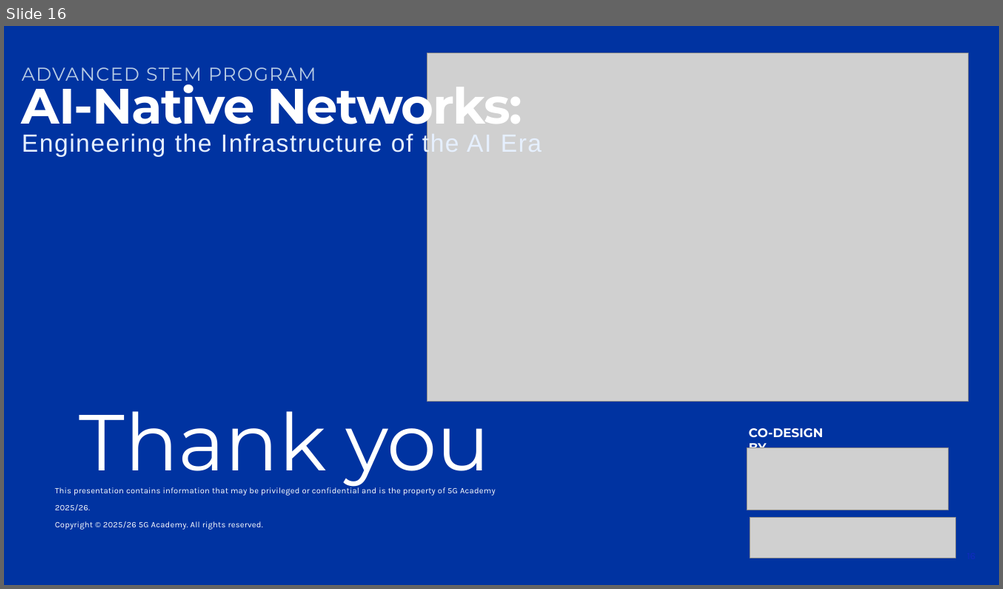
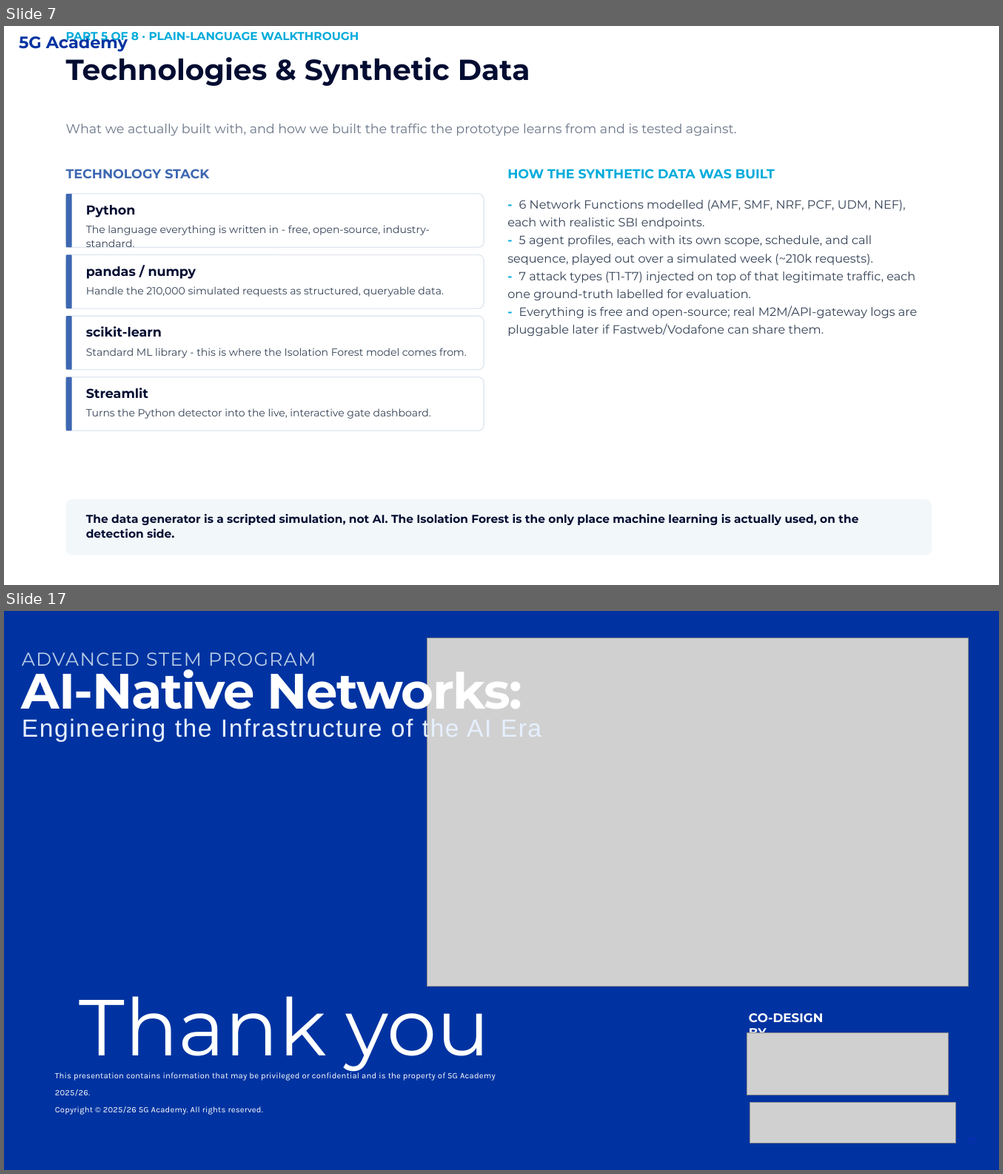
Before and after one commit to fauzan111/AEGIS, a slide deck: slides/AEGIS_Gate1_Official.pptx. Shown one above the other, each under a label of ours: slide 16 before the commit, slides 7 and 17 after it; the slides between them are not shown. The pictures are 1003x589 and 1003x1174 pixels, drawn with LibreOffice and Linux fonts; fonts in the diff are those of the drawing; grey boxes stand for pictures; background and template pictures are left out. Boxes give left, top, right and bottom in pixels: in the first picture for what was removed or moved away, otherwise in the second. Text is boxed around its words. In the diff, an @@ line names an element or a change of style, - is before the commit and + after.

```diff
--- a/slides/AEGIS_Gate1_Official.pptx
+++ b/slides/AEGIS_Gate1_Official.pptx
@@ slide 7 added at <box>4,26,999,585</box>, background #FFFFFF @@
@@ text added at <box>19,33,128,52</box>, 16 pt, text #0033A1, bold @@
+5G Academy
@@ text added at <box>66,29,358,43</box>, 11 pt, text #01ABDB, bold @@
+PART 5 OF 8 · PLAIN-LANGUAGE WALKTHROUGH
@@ text added at <box>66,57,530,86</box>, 28 pt, text #020C31, bold @@
+Technologies & Synthetic Data
@@ text added at <box>66,124,737,136</box>, 12.5 pt, text #6B7688 @@
+What we actually built with, and how we built the traffic the prototype learns from and is tested against.
@@ text added at <box>66,169,209,178</box>, 12.5 pt, text #3D67B1, bold @@
+TECHNOLOGY STACK
@@ text added at <box>507,169,774,179</box>, 12.5 pt, text #01ABDB, bold @@
+HOW THE SYNTHETIC DATA WAS BUILT
@@ rounded rectangle added at <box>66,194,484,247</box>, fill #FFFFFF, outline #E2E8F0 1 pt @@
@@ rounded rectangle added at <box>66,194,72,247</box>, fill #3D67B1 @@
@@ text added at <box>507,200,916,336</box>, 11.5 pt, text #334155 @@
+- 6 Network Functions modelled (AMF, SMF, NRF, PCF, UDM, NEF), each with realistic SBI endpoints.
+- 5 agent profiles, each with its own scope, schedule, and call sequence, played out over a simulated week (~210k requests).
+- 7 attack types (T1-T7) injected on top of that legitimate traffic, each one ground-truth labelled for evaluation.
+- Everything is free and open-source; real M2M/API-gateway logs are pluggable later if Fastweb/Vodafone can share them.
@@ text added at <box>86,205,136,218</box>, 12.5 pt, text #020C31, bold @@
+Python
@@ text added at <box>86,225,430,247</box>, 10 pt, text #334155 @@
+The language everything is written in - free, open-source, industry-standard.
@@ rounded rectangle added at <box>66,255,484,309</box>, fill #FFFFFF, outline #E2E8F0 1 pt @@
@@ rounded rectangle added at <box>66,255,72,309</box>, fill #3D67B1 @@
@@ text added at <box>86,266,196,279</box>, 12.5 pt, text #020C31, bold @@
+pandas / numpy
@@ text added at <box>86,286,444,297</box>, 10 pt, text #334155 @@
+Handle the 210,000 simulated requests as structured, queryable data.
@@ rounded rectangle added at <box>66,316,484,370</box>, fill #FFFFFF, outline #E2E8F0 1 pt @@
@@ rounded rectangle added at <box>66,316,72,370</box>, fill #3D67B1 @@
@@ text added at <box>86,326,162,337</box>, 12.5 pt, text #020C31, bold @@
+scikit-learn
@@ text added at <box>86,348,466,358</box>, 10 pt, text #334155 @@
+Standard ML library - this is where the Isolation Forest model comes from.
@@ rounded rectangle added at <box>66,378,484,431</box>, fill #FFFFFF, outline #E2E8F0 1 pt @@
@@ rounded rectangle added at <box>66,378,72,431</box>, fill #3D67B1 @@
@@ text added at <box>86,388,148,399</box>, 12.5 pt, text #020C31, bold @@
+Streamlit
@@ text added at <box>86,409,431,419</box>, 10 pt, text #334155 @@
+Turns the Python detector into the live, interactive gate dashboard.
@@ rounded rectangle added at <box>66,500,931,556</box>, fill #F2F7FA @@
@@ text added at <box>86,514,858,538</box>, 11 pt, text #020C31, bold @@
+The data generator is a scripted simulation, not AI. The Isolation Forest is the only place machine learning is actually used, on the detection side.
@@ what was slide 16 is now slide 17 @@
```
Also in this commit, not shown: 14 slides changed, 3 other files.
